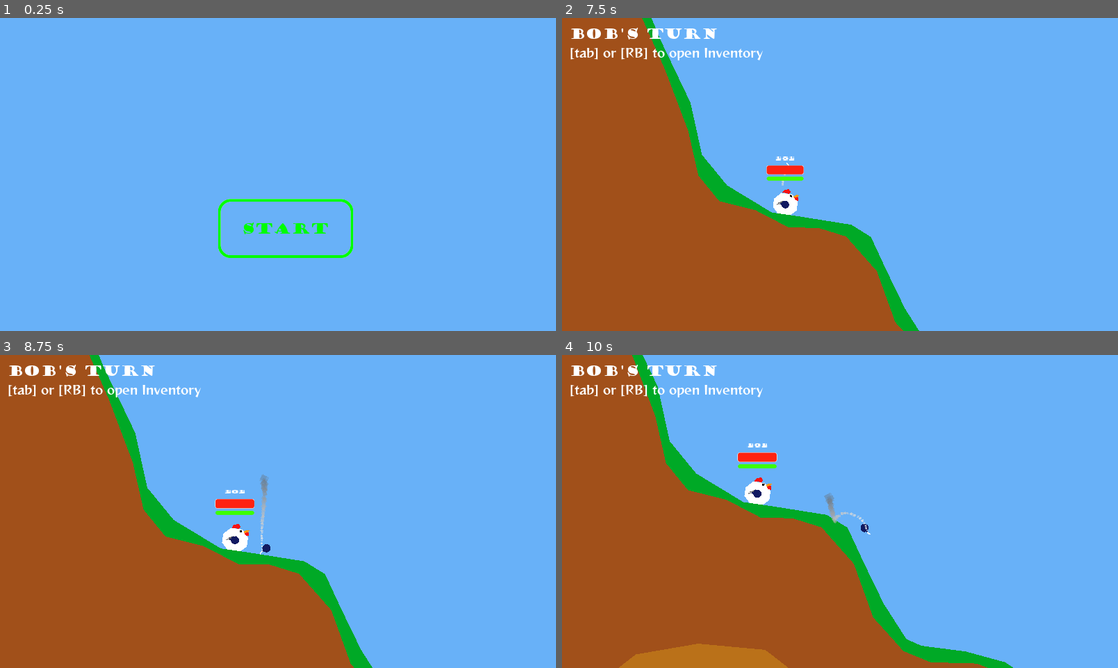
Above: before the commit, frames 1-4 (two rows, left to right).
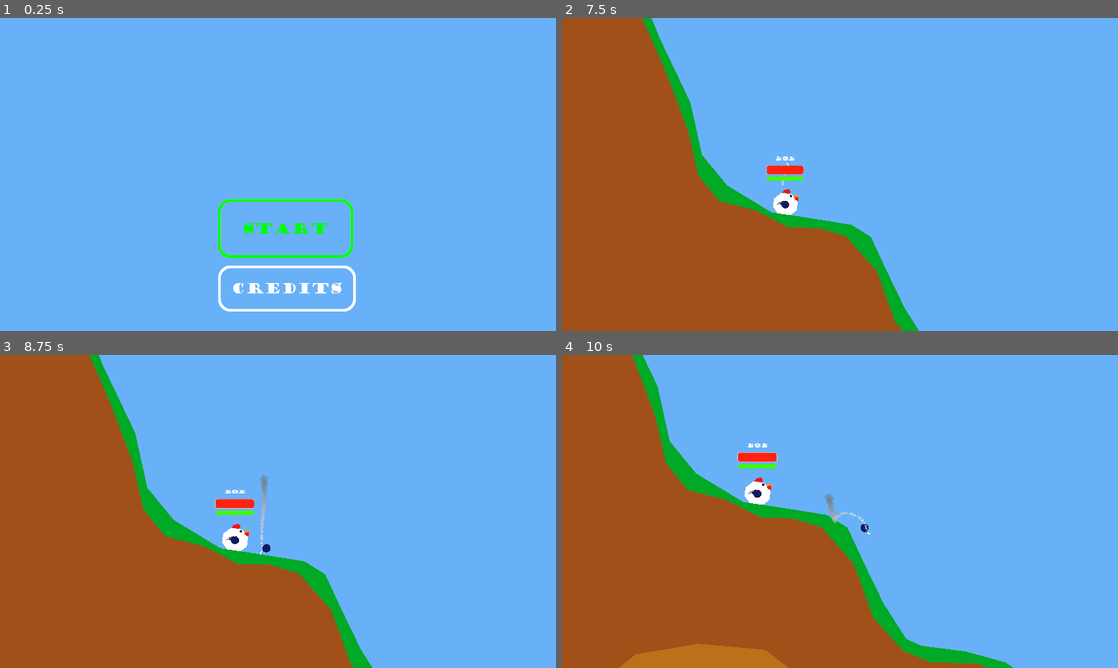
Above: after the commit, the same moments.

Repository: Athakaspen/NotWorms
Game: Godot game, scene res://MainScenes/MainMenu.tscn
Same seed, same stepped clock (60 frames per second), same inputs: the game is played once before the commit and once after it. The engine's default icon, where the game draws it, is replaced by a stand-in: a white triangle on a blue panel in a dark square.
Inputs (mouse positions are in pixels of both pictures, inside the frame that each line leads up to):
- Up to frame 1 (0.25 s): no input
- Up to frame 2 (7.5 s): click (851, 287) at 0.5 s, where only the run after the commit has a clickable "Credits"; click (1001, 287) at 1.25 s, where only the run after the commit has a clickable "Main Menu"; click "Start" at 2 s; click "Start" at 2.75 s; click "Start" at 3.5 s; tap Enter (ui_accept) at 4.25, 5 s; move the mouse to (867, 174) at 4.27 s; hold Space (ready) 4.28-5.03 s; hold Up (ui_up) 4.28-6.5 s; tap W (jump) at 4.52, 5.27 s; move the mouse to (812, 174) at 5.02 s; tap Backspace (end_turn) at 5.1 s; tap Space (ready) at 5.3 s; move the mouse to (851, 168) at 5.77 s; hold Space (ready) 5.78-6.5 s; click "Ready" at 6.5 s; move the mouse to (834, 180) at 7.27 s; hold Up (ui_up) from 7.28 s (still down); click (834, 180) at 7.35 s
- Up to frame 3 (8.75 s): keep holding Up (ui_up); tap W (jump) at 7.52, 8.27 s; tap Space (ready) at 7.55 s; move the mouse to (316, 514) at 8.02 s; hold Space (ready) from 8.03 s (still down)
- Up to frame 4 (10 s): keep holding Up (ui_up); move the mouse to (795, 508) at 8.77 s; release Space (ready) at 8.78 s; tap Backspace (end_turn) at 8.85 s; tap W (jump) at 9.02 s; tap Space (ready) at 9.05 s; move the mouse to (845, 511) at 9.52 s; hold Space (ready) from 9.53 s (still down)

The runs differ from the first frame. In frame 1, 0.9% of the frame differs, in the area x 39-64%, y 79-94%; in frame 2, 0.9%; in frame 3, 0.9%, in the area x 1-37%, y 3-14%; in frame 4, 0.9%.

Commit message:
it's been awhile

Diff:
--- /dev/null
+++ b/MainScenes/Credits.tscn
@@ -0,0 +1,127 @@
+[gd_scene load_steps=10 format=2]
+
+[ext_resource path="res://Scripts/Menu/Credits.gd" type="Script" id=1]
+[ext_resource path="res://Theme/GOUDYSTO.TTF" type="DynamicFontData" id=2]
+[ext_resource path="res://SubScenes/REGGAEONE-REGULAR.TTF" type="DynamicFontData" id=3]
+[ext_resource path="res://Theme/MainTheme.tres" type="Theme" id=4]
+[ext_resource path="res://icon.png" type="Texture" id=5]
+[ext_resource path="res://Sprites/Fredbot.png" type="Texture" id=6]
+
+[sub_resource type="DynamicFont" id=1]
+size = 64
+font_data = ExtResource( 2 )
+
+[sub_resource type="DynamicFont" id=2]
+size = 48
+font_data = ExtResource( 3 )
+
+[sub_resource type="DynamicFont" id=3]
+size = 48
+font_data = ExtResource( 2 )
+
+[node name="Credits" type="Control"]
+anchor_right = 1.0
+anchor_bottom = 1.0
+script = ExtResource( 1 )
+
+[node name="By Athakaspen" type="Label" parent="."]
+anchor_left = 0.5
+anchor_right = 0.5
+margin_left = -925.0
+margin_top = 47.0
+margin_right = 925.0
+margin_bottom = 174.0
+custom_fonts/font = SubResource( 1 )
+text = "A Game by Athakaspen"
+align = 1
+valign = 1
+
+[node name="1 week" type="Label" parent="."]
+anchor_left = 0.5
+anchor_right = 0.5
+margin_left = -828.5
+margin_top = 165.0
+margin_right = 828.5
+margin_bottom = 340.0
+custom_fonts/font = SubResource( 2 )
+text = "Made in one week for the Spring 2022
+Missouri S&T GDC Game Jam"
+align = 1
+valign = 1
+
+[node name="Terrain" type="Label" parent="."]
+anchor_left = 0.5
+anchor_right = 0.5
+margin_left = -928.0
+margin_top = 400.0
+margin_right = 203.0
+margin_bottom = 601.0
+custom_fonts/font = SubResource( 2 )
+text = "Terrain System based on demos by
+MatMerda (Matterda) and MrEliptik"
+align = 1
+valign = 1
+
+[node name="Terrain3" type="Label" parent="."]
+anchor_left = 0.5
+anchor_right = 0.5
+margin_left = 166.0
+margin_top = 529.0
+margin_right = 947.0
+margin_bottom = 768.0
+custom_fonts/font = SubResource( 2 )
+text = "Turn System based on
+a tutorial by GDQuest"
+align = 1
+valign = 1
+
+[node name="Terrain2" type="Label" parent="."]
+anchor_left = 0.5
+anchor_right = 0.5
+margin_left = -926.0
+margin_top = 586.0
+margin_right = 205.0
+margin_bottom = 787.0
+custom_fonts/font = SubResource( 2 )
+text = "Fonts: Goudy Stout and Reggae One"
+align = 1
+valign = 1
+
+[node name="BackButton" type="Button" parent="."]
+margin_left = 1201.0
+margin_top = 850.0
+margin_right = 1829.0
+margin_bottom = 1016.0
+theme = ExtResource( 4 )
+custom_fonts/font = SubResource( 3 )
+text = "Main Menu"
+
+[node name="Fredbot" type="TextureRect" parent="."]
+margin_left = 204.0
+margin_top = 188.0
+margin_right = 329.0
+margin_bottom = 368.0
+texture = ExtResource( 6 )
+expand = true
+
+[node name="GodotIcon" type="TextureRect" parent="."]
+margin_left = 1532.0
+margin_top = 234.0
+margin_right = 1734.0
+margin_bottom = 436.0
+texture = ExtResource( 5 )
+expand = true
+
+[node name="Godot" type="Label" parent="GodotIcon"]
+anchor_left = 0.5
+anchor_right = 0.5
+margin_left = -243.0
+margin_top = 192.0
+margin_right = 244.0
+margin_bottom = 313.0
+custom_fonts/font = SubResource( 2 )
+text = "Made in Godot"
+align = 1
+valign = 1
+
+[connection signal="pressed" from="BackButton" to="." method="_on_BackButton_pressed"]
--- a/MainScenes/LevelUI.tscn
+++ b/MainScenes/LevelUI.tscn
@@ -8,6 +8,7 @@
 [ext_resource path="res://SubScenes/Menu/InventoryEntry.tscn" type="PackedScene" id=6]
 [ext_resource path="res://SubScenes/REGGAEONE-REGULAR.TTF" type="DynamicFontData" id=7]
 [ext_resource path="res://Theme/MainTheme.tres" type="Theme" id=8]
+[ext_resource path="res://Sprites/controllerLayout.png" type="Texture" id=9]
 
 [sub_resource type="DynamicFont" id=6]
 size = 42
@@ -25,6 +26,10 @@
 size = 36
 font_data = ExtResource( 5 )
 
+[sub_resource type="DynamicFont" id=11]
+size = 46
+font_data = ExtResource( 7 )
+
 [sub_resource type="DynamicFont" id=9]
 size = 64
 font_data = ExtResource( 7 )
@@ -41,9 +46,6 @@
 anchor_right = 1.0
 anchor_bottom = 1.0
 script = ExtResource( 3 )
-__meta__ = {
-"_edit_use_anchors_": false
-}
 
 [node name="Preturn" type="Control" parent="."]
 anchor_right = 1.0
@@ -170,7 +172,6 @@
 one_shot = true
 
 [node name="Inventory" type="Control" parent="."]
-visible = false
 anchor_right = 1.0
 anchor_bottom = 1.0
 
@@ -184,56 +185,70 @@
 anchor_bottom = 1.0
 
 [node name="VBoxContainer" type="VBoxContainer" parent="Inventory/CenterContainer"]
-margin_left = 748.0
-margin_top = 328.0
-margin_right = 1172.0
-margin_bottom = 751.0
+margin_left = 647.0
+margin_top = 290.0
+margin_right = 1272.0
+margin_bottom = 789.0
+
+[node name="Controls" type="Label" parent="Inventory/CenterContainer/VBoxContainer"]
+margin_right = 625.0
+margin_bottom = 68.0
+custom_fonts/font = SubResource( 11 )
+text = "(Press Y to view controls)"
+align = 1
+
+[node name="Spacer3" type="Control" parent="Inventory/CenterContainer/VBoxContainer"]
+margin_top = 72.0
+margin_right = 625.0
+margin_bottom = 112.0
+rect_min_size = Vector2( 0, 40 )
 
 [node name="HBoxContainer" type="HBoxContainer" parent="Inventory/CenterContainer/VBoxContainer"]
-margin_right = 424.0
-margin_bottom = 191.0
+margin_top = 116.0
+margin_right = 625.0
+margin_bottom = 307.0
 custom_constants/separation = 20
 alignment = 1
 
 [node name="Entry1" parent="Inventory/CenterContainer/VBoxContainer/HBoxContainer" instance=ExtResource( 6 )]
-margin_left = 0.0
-margin_right = 128.0
+margin_left = 100.0
+margin_right = 228.0
 margin_bottom = 191.0
 
 [node name="Entry2" parent="Inventory/CenterContainer/VBoxContainer/HBoxContainer" instance=ExtResource( 6 )]
-margin_left = 148.0
-margin_right = 276.0
+margin_left = 248.0
+margin_right = 376.0
 margin_bottom = 191.0
 
 [node name="Entry3" parent="Inventory/CenterContainer/VBoxContainer/HBoxContainer" instance=ExtResource( 6 )]
-margin_left = 296.0
-margin_right = 424.0
+margin_left = 396.0
+margin_right = 524.0
 margin_bottom = 191.0
 
 [node name="Spacer" type="Control" parent="Inventory/CenterContainer/VBoxContainer"]
-margin_top = 195.0
-margin_right = 424.0
-margin_bottom = 235.0
-rect_min_size = Vector2( 0, 40 )
+margin_top = 311.0
+margin_right = 625.0
+margin_bottom = 311.0
 
 [node name="Name" type="Label" parent="Inventory/CenterContainer/VBoxContainer"]
-margin_top = 239.0
-margin_right = 424.0
-margin_bottom = 333.0
+margin_top = 315.0
+margin_right = 625.0
+margin_bottom = 409.0
 custom_fonts/font = SubResource( 9 )
 text = "NAME"
 align = 1
 
 [node name="Spacer2" type="Control" parent="Inventory/CenterContainer/VBoxContainer"]
-margin_top = 337.0
-margin_right = 424.0
-margin_bottom = 357.0
+visible = false
+margin_top = 413.0
+margin_right = 625.0
+margin_bottom = 433.0
 rect_min_size = Vector2( 0, 20 )
 
 [node name="Description" type="Label" parent="Inventory/CenterContainer/VBoxContainer"]
-margin_top = 361.0
-margin_right = 424.0
-margin_bottom = 423.0
+margin_top = 413.0
+margin_right = 625.0
+margin_bottom = 475.0
 custom_fonts/font = SubResource( 8 )
 text = "Description"
 align = 1
@@ -253,6 +268,24 @@
 "_edit_use_anchors_": false
 }
 
+[node name="Spacer4" type="Control" parent="Inventory/CenterContainer/VBoxContainer"]
+margin_top = 479.0
+margin_right = 625.0
+margin_bottom = 499.0
+rect_min_size = Vector2( 0, 20 )
+
+[node name="Controls" type="TextureRect" parent="Inventory"]
+visible = false
+anchor_left = 0.5
+anchor_top = 0.5
+anchor_right = 0.5
+anchor_bottom = 0.5
+margin_left = -600.0
+margin_top = -400.0
+margin_right = 600.0
+margin_bottom = 400.0
+texture = ExtResource( 9 )
+
 [connection signal="pressed" from="Preturn/ReadyButton" to="." method="_on_ReadyButton_pressed"]
 [connection signal="timeout" from="DeathToast/DeathToastTimer" to="." method="_on_DeathToastTimer_timeout"]
 [connection signal="timeout" from="WipeToast/WipeToastTimer" to="." method="_on_WipeToastTimer_timeout"]
--- a/MainScenes/MainMenu.tscn
+++ b/MainScenes/MainMenu.tscn
@@ -10,9 +10,6 @@
 [node name="MenuHolder" type="Control" parent="."]
 margin_right = 40.0
 margin_bottom = 40.0
-__meta__ = {
-"_edit_use_anchors_": false
-}
 
 [node name="StartButton" type="Button" parent="MenuHolder"]
 margin_left = 749.0
@@ -23,4 +20,14 @@
 custom_fonts/font = ExtResource( 2 )
 text = "Start"
 
+[node name="CreditsButton" type="Button" parent="MenuHolder"]
+margin_left = 749.0
+margin_top = 850.0
+margin_right = 1232.0
+margin_bottom = 1016.0
+theme = ExtResource( 3 )
+custom_fonts/font = ExtResource( 2 )
+text = "Credits"
+
 [connection signal="pressed" from="MenuHolder/StartButton" to="." method="_on_StartButton_pressed"]
+[connection signal="pressed" from="MenuHolder/CreditsButton" to="." method="_on_CreditsButton_pressed"]
--- a/Scripts/MatchUI.gd
+++ b/Scripts/MatchUI.gd
@@ -42,6 +42,12 @@
 		next_weapon()
 	if event.is_action_pressed("menu_prev") and in_inventory:
 		prev_weapon()
+	if event.is_action_pressed("view_controls") and in_inventory:
+		$Inventory/Controls.visible = true
+		$Inventory/CenterContainer.visible = false
+	elif event.is_action_released("view_controls") and in_inventory:
+		$Inventory/Controls.visible = false
+		$Inventory/CenterContainer.visible = true
 # Called every frame. 'delta' is the elapsed time since the previous frame.
 #func _process(delta):
 #	pass
@@ -105,6 +111,9 @@
 	update_inventory(inventory_data, cur_weapon)
 	$Inventory.visible = true
 	in_inventory = true
+	# Default to normal inventory
+	$Inventory/Controls.visible = false
+	$Inventory/CenterContainer.visible = true
 
 func hide_inventory() -> String:
 	$Inventory.visible = false
@@ -160,6 +169,7 @@
 	in_postturn = true
 	$Turn/TurnTimer.visible = false
 	$Turn/EndTurnLabel.visible = false
+	$Turn.visible = false
 
 #func _on_EndTurnButton_pressed():
 #	level.turn_queue.end_turn()
--- a/Scripts/Menu.gd
+++ b/Scripts/Menu.gd
@@ -20,3 +20,7 @@
 func _on_StartButton_pressed():
 # warning-ignore:return_value_discarded
 	get_tree().change_scene(start_path)
+
+
+func _on_CreditsButton_pressed():
+	get_tree().change_scene("res://MainScenes/Credits.tscn")
--- /dev/null
+++ b/Scripts/Menu/Credits.gd
@@ -0,0 +1,15 @@
+extends Control
+
+
+# Declare member variables here. Examples:
+# var a = 2
+# var b = "text"
+
+
+# Called when the node enters the scene tree for the first time.
+func _ready():
+	$BackButton.grab_focus()
+
+
+func _on_BackButton_pressed():
+	get_tree().change_scene("res://MainScenes/MainMenu.tscn")
--- a/Scripts/Singletons/GameData.gd
+++ b/Scripts/Singletons/GameData.gd
@@ -14,7 +14,7 @@
 		"pretty_name": "Rocket Launcher",
 		"description": "Long Range!\nExplodes on Impact!",
 		"damage": "XX",
-		"icon": "res://icon.png",
+		"icon": "res://Sprites/rocket.png",
 		"resource": "res://SubScenes/Weapons/RocketLauncher.tscn"
 	},
 	"candle":{
--- a/SubScenes/Menu/InventoryEntry.tscn
+++ b/SubScenes/Menu/InventoryEntry.tscn
@@ -1,6 +1,6 @@
 [gd_scene load_steps=6 format=2]
 
-[ext_resource path="res://icon.png" type="Texture" id=1]
+[ext_resource path="res://Sprites/rocket.png" type="Texture" id=1]
 [ext_resource path="res://Sprites/rounded-box.png" type="Texture" id=2]
 [ext_resource path="res://Scripts/InventoryEntry.gd" type="Script" id=3]
 [ext_resource path="res://SubScenes/REGGAEONE-REGULAR.TTF" type="DynamicFontData" id=4]
--- a/project.godot
+++ b/project.godot
@@ -105,7 +105,6 @@
 menu_open={
 "deadzone": 0.5,
 "events": [ Object(InputEventKey,"resource_local_to_scene":false,"resource_name":"","device":0,"alt":false,"shift":false,"control":false,"meta":false,"command":false,"pressed":false,"scancode":0,"physical_scancode":16777218,"unicode":0,"echo":false,"script":null)
-, Object(InputEventJoypadButton,"resource_local_to_scene":false,"resource_name":"","device":0,"button_index":2,"pressure":0.0,"pressed":false,"script":null)
 , Object(InputEventJoypadButton,"resource_local_to_scene":false,"resource_name":"","device":0,"button_index":5,"pressure":0.0,"pressed":false,"script":null)
 , Object(InputEventJoypadButton,"resource_local_to_scene":false,"resource_name":"","device":0,"button_index":4,"pressure":0.0,"pressed":false,"script":null)
  ]
@@ -150,8 +149,13 @@
 }
 end_turn={
 "deadzone": 0.5,
+"events": [ Object(InputEventJoypadButton,"resource_local_to_scene":false,"resource_name":"","device":0,"button_index":2,"pressure":0.0,"pressed":false,"script":null)
+, Object(InputEventKey,"resource_local_to_scene":false,"resource_name":"","device":0,"alt":false,"shift":false,"control":false,"meta":false,"command":false,"pressed":false,"scancode":16777220,"physical_scancode":0,"unicode":0,"echo":false,"script":null)
+ ]
+}
+view_controls={
+"deadzone": 0.5,
 "events": [ Object(InputEventJoypadButton,"resource_local_to_scene":false,"resource_name":"","device":0,"button_index":3,"pressure":0.0,"pressed":false,"script":null)
-, Object(InputEventKey,"resource_local_to_scene":false,"resource_name":"","device":0,"alt":false,"shift":false,"control":false,"meta":false,"command":false,"pressed":false,"scancode":16777220,"physical_scancode":0,"unicode":0,"echo":false,"script":null)
  ]
 }
 
Not shown: 1 places in MainScenes/LevelUI.tscn that only renumber resources
Binary file added: Sprites/Fredbot.png
Not shown, added: Sprites/Fredbot.png.import
Binary file added: Sprites/controllerLayout.png
Not shown, added: Sprites/controllerLayout.png.import
Binary file added: Sprites/rocket.png
Not shown, added: Sprites/rocket.png.import
